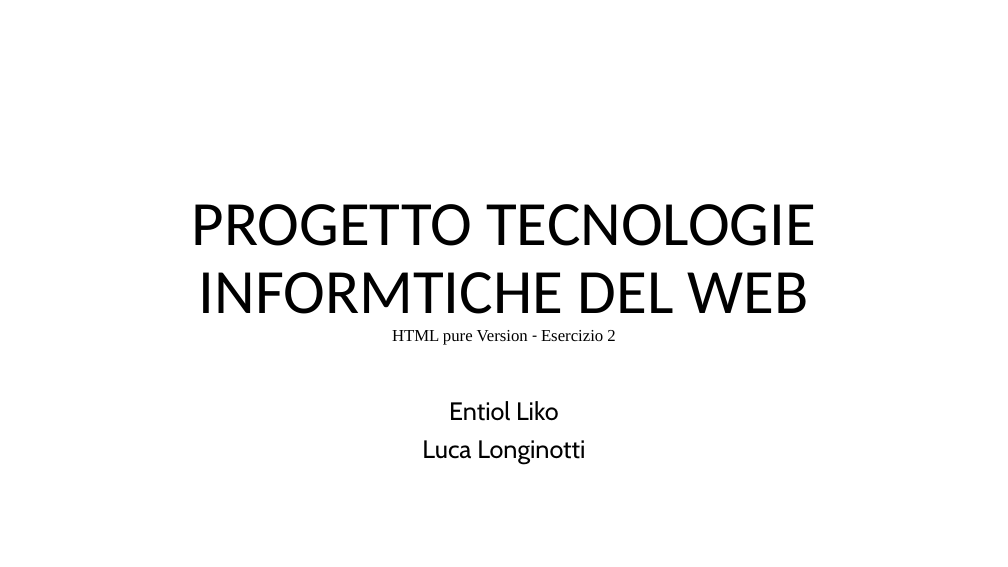
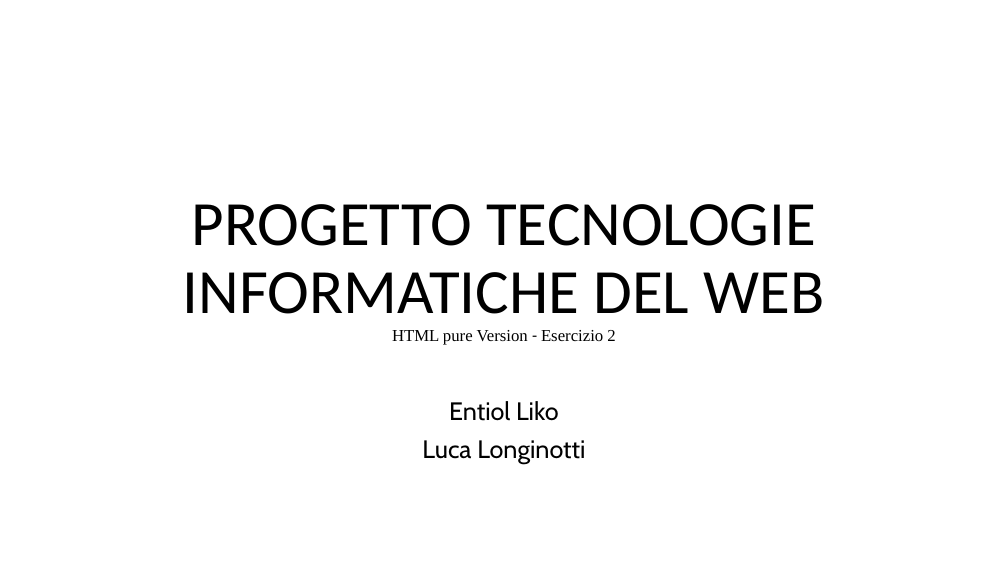
Before and after one commit to entiolliko/TIpW, a slide deck: slide 1 of PureHTML - Gruppo 126 - Liko-Longinotti.pptx. Drawn at 1008x567 pixels with LibreOffice and Linux fonts; fonts in the diff are those of the drawing. Boxes give left, top, right and bottom in pixels: in the first picture for what was removed or moved away, otherwise in the second. Text is boxed around its words. In the diff, an @@ line names an element or a change of style, - is before the commit and + after.

```diff
--- a/PureHTML - Gruppo 126 - Liko-Longinotti.pptx
+++ b/PureHTML - Gruppo 126 - Liko-Longinotti.pptx
@@ text at (x1=183, y1=204, x2=825, y2=345): text changed @@
-PROGETTO TECNOLOGIE INFORMTICHE DEL WEB
-HTML pure Version - Esercizio 2
+PROGETTO TECNOLOGIE INFORMATICHE DEL WEB
+HTML pure Version - Esercizio 2
```
Also in this commit, not shown: 11 other slides changed, 3 other files.
